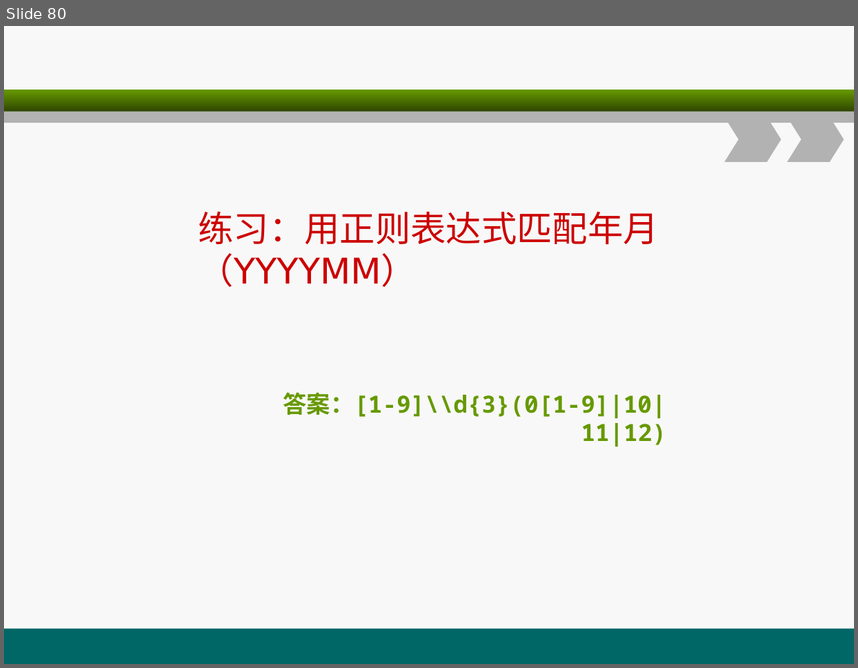
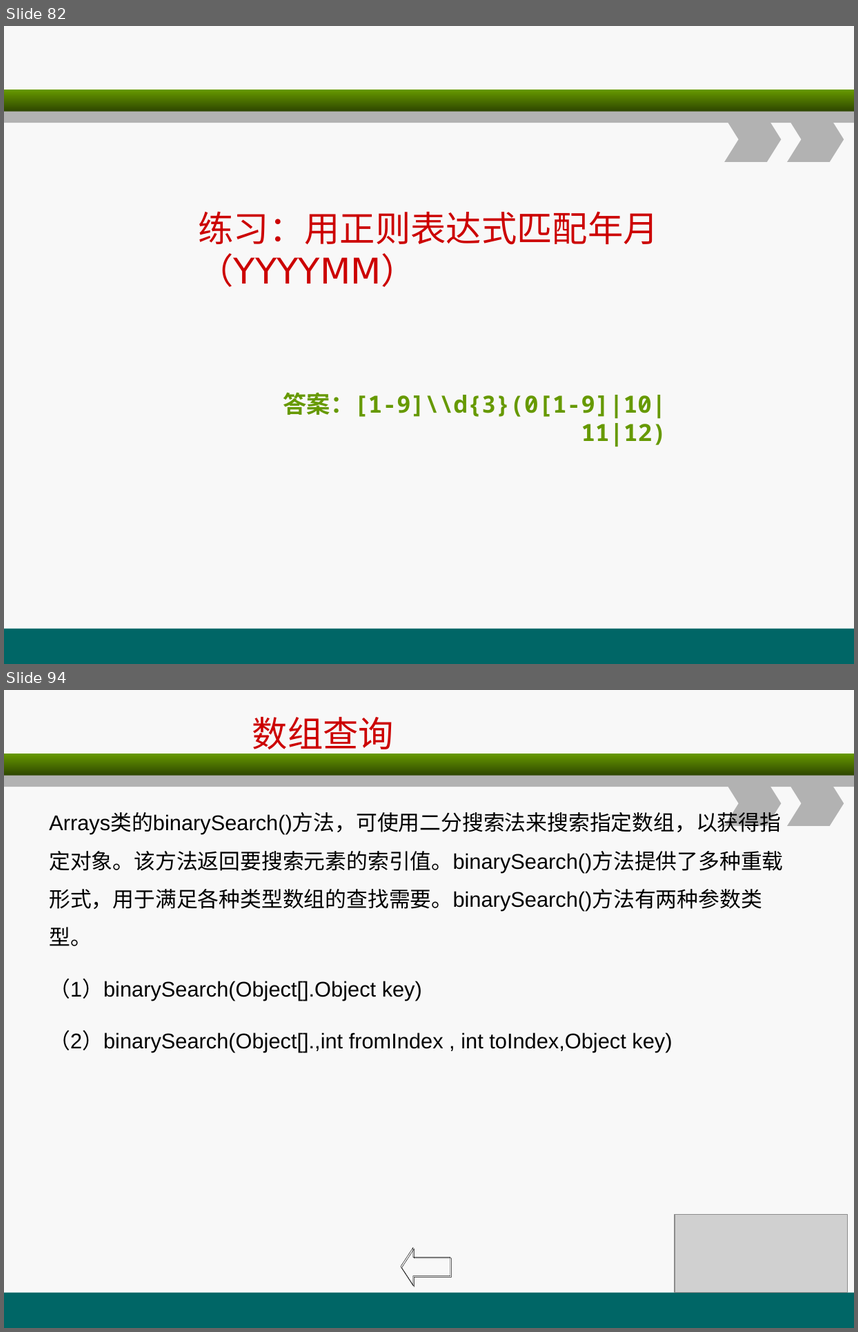
Before and after one commit to christwei/gitDoc, a slide deck: 课件/环宇/java编程基础/A2.ppt. Shown one above the other, each under a label of ours: slide 80 before the commit, slides 82 and 94 after it; the slides between them are not shown. The pictures are 858x668 and 858x1332 pixels, drawn with LibreOffice and Linux fonts; fonts in the diff are those of the drawing; grey boxes stand for pictures. Boxes give left, top, right and bottom in pixels: in the first picture for what was removed or moved away, otherwise in the second. Text is boxed around its words. In the diff, an @@ line names an element or a change of style, - is before the commit and + after.

```diff
--- a/课件/环宇/java编程基础/A2.ppt
+++ b/课件/环宇/java编程基础/A2.ppt
@@ slide 94 added at (x1=4, y1=690, x2=854, y2=1328), background #F8F8F8; not listed: 5 template elements that a slide beside it also shows @@
@@ title added at (x1=252, y1=717, x2=394, y2=756), 30 pt, text #CC0000 @@
+数组查询
@@ text added at (x1=49, y1=814, x2=783, y2=1001), 18 pt, text #000000 @@
+Arrays类的binarySearch()方法，可使用二分搜索法来搜索指定数组，以获得指定对象。该方法返回要搜索元素的索引值。binarySearch()方法提供了多种重载形式，用于满足各种类型数组的查找需要。binarySearch()方法有两种参数类型。
+（1）binarySearch(Object[].Object key)
+（2）binarySearch(Object[].,int fromIndex , int toIndex,Object key)
@@ picture added at (x1=675, y1=1214, x2=848, y2=1292) @@
@@ left arrow added at (x1=401, y1=1248, x2=450, y2=1285), outline #000000 0.26 pt @@
@@ what was slide 80 is now slide 82 @@
```
Also in this commit, not shown: 3 slides changed, 13 other slides added, 3 other files.
